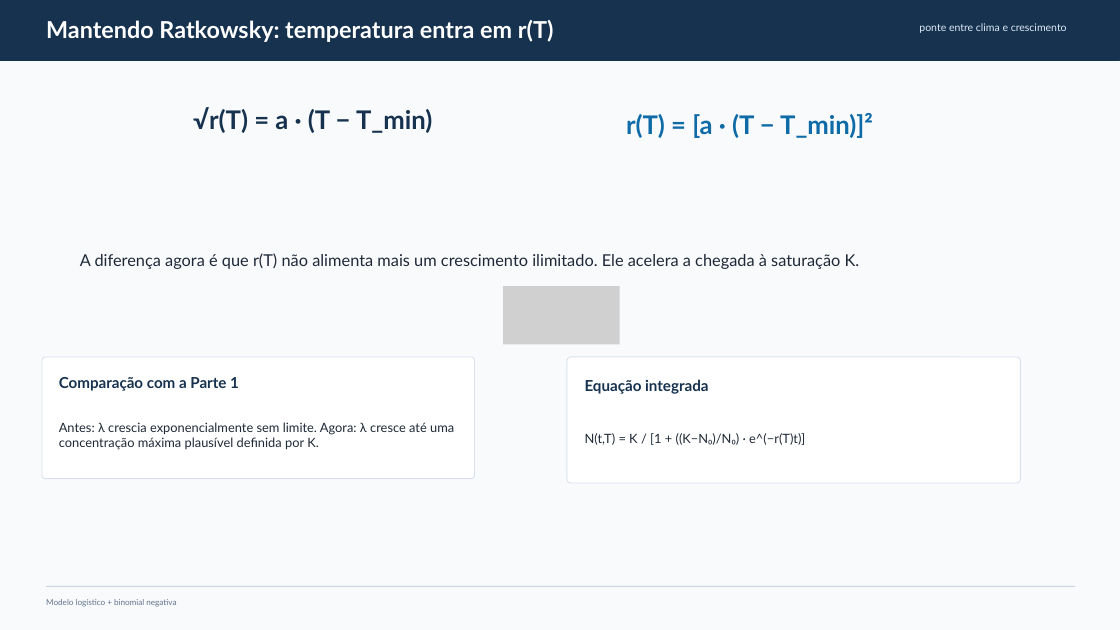
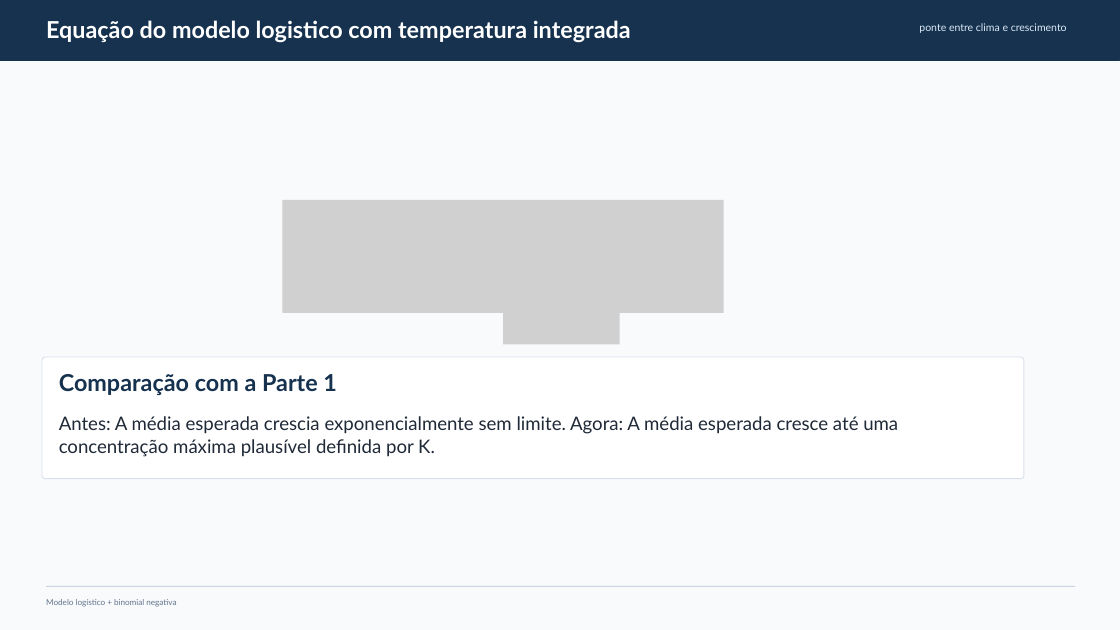
Before and after one commit to BrunoCavalli/trabalho-de-epidemiologia, a slide deck: slide 6 of parte_2_modelo_logistico_binomial_negativa.pptx. Drawn at 1120x630 pixels with LibreOffice and Linux fonts; fonts in the diff are those of the drawing; grey boxes stand for pictures. Boxes give left, top, right and bottom in pixels: in the first picture for what was removed or moved away, otherwise in the second. Text is boxed around its words. In the diff, an @@ line names an element or a change of style, - is before the commit and + after.

Commit message:
apresentação final

```diff
--- a/parte_2_modelo_logistico_binomial_negativa.pptx
+++ b/parte_2_modelo_logistico_binomial_negativa.pptx
@@ text at box(46, 20, 631, 43): text changed @@
-Mantendo Ratkowsky: temperatura entra em r(T)
+Equação do modelo logistico com temperatura integrada
@@ text removed at box(193, 108, 432, 133) @@
-√r(T) = a · (T − T_min)
@@ text removed at box(626, 113, 873, 138) @@
-r(T) = [a · (T − T_min)]²
@@ picture added at box(282, 200, 723, 313) @@
@@ text removed at box(80, 253, 860, 269) @@
-A diferença agora é que r(T) não alimenta mais um crescimento ilimitado. Ele acelera a chegada à saturação K.
@@ rounded rectangle: place and size @@
-rounded rectangle at box(42, 357, 475, 479)
+rounded rectangle at box(42, 357, 1024, 479)
@@ rounded rectangle removed at box(567, 357, 1021, 483) @@
@@ text "Comparação com a Parte 1" at box(59, 374, 337, 395): size 13 to 20 pt @@
@@ text removed at box(585, 379, 708, 394) @@
-Equação integrada
@@ text at box(59, 416, 898, 457): text changed; size 11 to 16 pt @@
-Antes: λ crescia exponencialmente sem limite. Agora: λ cresce até uma concentração máxima plausível definida por K.
+Antes: A média esperada crescia exponencialmente sem limite. Agora: A média esperada cresce até uma concentração máxima plausível definida por K.
@@ text removed at box(585, 433, 805, 445) @@
-N(t,T) = K / [1 + ((K−N₀)/N₀) · e^(−r(T)t)]
```
Also in this commit, not shown: 3 other slides changed, 2 slides added.
